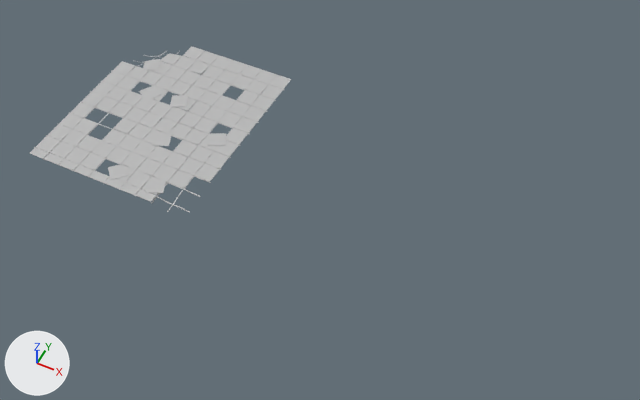
A saved change to the FBX model 3D Models/heLevel_Roof.fbx.
Before and after are seen from a 50 mm camera at (21.5, -29.2, 31.3) aimed at (9.4, -5.0, 1.2). The lights are fixed; the arrows at lower left show +X, +Y and +Z. Where no turn or scale is listed for an object, it has been applied to the vertices.

Script lines for the objects in view, before the commit:
```python
ob_mainroom_roofdividers = bpy.data.objects.new('MainRoom_RoofDividers', me_mesh)
ob_mainroom_roofdividers.location = (0.78, -4.33, 2.28)
ob_mainroom_rooftiles1 = bpy.data.objects.new('MainRoom_RoofTiles1', me_mesh_001)
ob_mainroom_rooftiles1.parent = ob_mainroom
ob_mainroom_rooftiles1.location = (-131.7, 224.2, 105.5)
ob_mainroom_rooftiles2 = bpy.data.objects.new('MainRoom_RoofTiles2', me_mesh_002)
ob_mainroom_rooftiles2.location = (2.88, -1.05, 2.29)
ob_mainroom_rooftiles3 = bpy.data.objects.new('MainRoom_RoofTiles3', me_mesh_003)
ob_mainroom_rooftiles3.parent = ob_mainroom
ob_mainroom_rooftiles3.location = (-100.3, 231.8, 447.0)
ob_mainroom_rooftiles4 = bpy.data.objects.new('MainRoom_RoofTiles4', me_mesh_004)
ob_mainroom_rooftiles4.location = (2.88, -4.6, 2.31)
ob_mainroom_rooftiles5 = bpy.data.objects.new('MainRoom_RoofTiles5', me_mesh_005)
ob_mainroom_rooftiles5.location = (-0.93, -7.81, 2.3)
ob_mainroom_rooftiles6 = bpy.data.objects.new('MainRoom_RoofTiles6', me_mesh_006)
ob_mainroom_rooftiles6.location = (2.88, -7.81, 2.3)
```
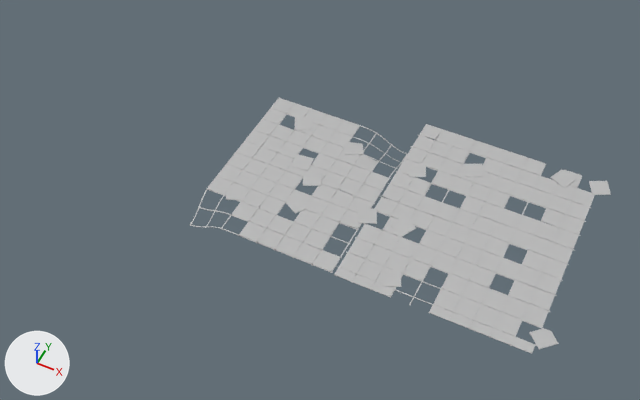
Pixel boxes (x1, y1, x2, y2) of what changed, in the pictures (640 x 400 px):
'MainRoom_RoofTiles5', moved
    before: (29, 113, 142, 183)
    after: (430, 259, 559, 354)
'MainRoom_RoofTiles2', moved
    before: (184, 55, 291, 122)
    after: (458, 202, 579, 295)
'MainRoom_RoofTiles4', moved
    before: (144, 98, 257, 169)
    after: (397, 124, 510, 202)
'MainRoom_RoofTiles3', moved, turned
    before: (70, 71, 188, 140)
    after: (258, 172, 373, 271)
'MainRoom_RoofTiles1', moved, turned
    before: (113, 46, 219, 95)
    after: (307, 120, 388, 203)
'Room2_RoofTiles4', added
    after: (358, 171, 485, 258)
'Room2_RoofTiles2', added
    after: (486, 152, 611, 235)
'Room2_RoofTiles5', added
    after: (334, 224, 456, 297)
'Corridor_RoofTiles1', added
    after: (236, 98, 342, 177)
'Washroom_RoofTiles2', added
    after: (208, 153, 302, 242)
'MainRoom_RoofTiles6', deleted
    before: (105, 141, 220, 202)
'Room2_Dividers', added
    after: (337, 130, 591, 346)
'Corridor_Dividers', added
    after: (190, 97, 407, 273)
'MainRoom_RoofDividers', deleted
    before: (34, 50, 284, 213)

Edits to the bpy script that builds the scene:
```text
Remove ob_mainroom_rooftiles6:
    ob_mainroom_rooftiles6 = bpy.data.objects.new('MainRoom_RoofTiles6', me_mesh_006)
Change ob_mainroom_rooftiles3:
    ob_mainroom_rooftiles3.location: (-100.3, 231.8, 447.0) -> (1023.0, 231.8, 681.6)
    ob_mainroom_rooftiles3.rotation_euler: (0.0, 0.0, 0.0) -> (0.0, 1.571, 0.0)  # degrees (0, 0, 0) -> degrees (0, 90, 0)
Change ob_mainroom_rooftiles4:
    ob_mainroom_rooftiles4.location: (2.88, -4.6, 2.31) -> (14.27, -1.12, 2.31)
Change ob_mainroom_rooftiles1:
    ob_mainroom_rooftiles1.location: (-131.7, 224.2, 105.5) -> (1030.0, 224.2, 292.9)
    ob_mainroom_rooftiles1.rotation_euler: (0.0, 0.0, 0.0) -> (0.0, -1.571, 0.0)  # degrees (0, 0, 0) -> degrees (0, -90, 0)
Change ob_mainroom_rooftiles2:
    ob_mainroom_rooftiles2.location: (2.88, -1.05, 2.29) -> (18.47, -4.54, 2.29)
Change ob_mainroom_rooftiles5:
    ob_mainroom_rooftiles5.location: (-0.93, -7.81, 2.3) -> (18.86, -7.81, 2.3)
Remove ob_mainroom_roofdividers:
    ob_mainroom_roofdividers = bpy.data.objects.new('MainRoom_RoofDividers', me_mesh)
Add ob_washroom_rooftiles2:
    ob_washroom_rooftiles2 = bpy.data.objects.new('Washroom_RoofTiles2', me_mesh_011)  # 506 vertices, 378 faces; spans x -1.72..1.72, y -2.08..2.08, z -0.02..0.02; in mat_lambert5 (grey #bcbcbc)
    ob_washroom_rooftiles2.location = (6.81, -7.13, 2.3)
Add ob_room2_dividers:
    ob_room2_dividers = bpy.data.objects.new('Room2_Dividers', me_mesh_1)  # 2480 vertices, 2440 faces; spans x -4.25..4.25, y -5.0..5.0, z -0.01..0.01; in mat_lambert1 (grey #bcbcbc)
    ob_room2_dividers.location = (16.37, -4.33, 2.28)
Add ob_room2_rooftiles5:
    ob_room2_rooftiles5 = bpy.data.objects.new('Room2_RoofTiles5', me_mesh_005_1)  # 542 vertices, 414 faces; spans x -2.08..2.08, y -1.51..1.51, z -0.02..0.02; in mat_lambert1 (grey #bcbcbc)
    ob_room2_rooftiles5.location = (14.27, -7.81, 2.3)
Add ob_room2_rooftiles2:
    ob_room2_rooftiles2 = bpy.data.objects.new('Room2_RoofTiles2', me_mesh_002_1)  # 750 vertices, 630 faces; spans x -2.4..2.4, y -1.79..1.79, z -0.04..0.04; in mat_lambert1 (grey #bcbcbc)
    ob_room2_rooftiles2.location = (18.79, -0.99, 2.32)
Add ob_room2_rooftiles4:
    ob_room2_rooftiles4 = bpy.data.objects.new('Room2_RoofTiles4', me_mesh_004_1)  # 750 vertices, 630 faces; spans x -2.4..2.4, y -1.79..1.79, z -0.04..0.04; in mat_lambert1 (grey #bcbcbc)
    ob_room2_rooftiles4.location = (13.96, -4.6, 2.32)
Add ob_corridor_dividers:
    ob_corridor_dividers = bpy.data.objects.new('Corridor_Dividers', me_mesh_009)  # 2084 vertices, 2044 faces; spans x -3.52..3.52, y -4.25..4.25, z -0.76..0.01; in mat_lambert1 (grey #bcbcbc)
    ob_corridor_dividers.location = (8.57, -5.03, 2.28)
Add ob_corridor_rooftiles1:
    ob_corridor_rooftiles1 = bpy.data.objects.new('Corridor_RoofTiles1', me_mesh_007)  # 802 vertices, 666 faces; spans x -1.74..1.74, y -2.08..2.08, z -0.03..0.03; in mat_lambert1 (grey #bcbcbc)
    ob_corridor_rooftiles1.location = (6.84, -2.93, 2.31)
```
